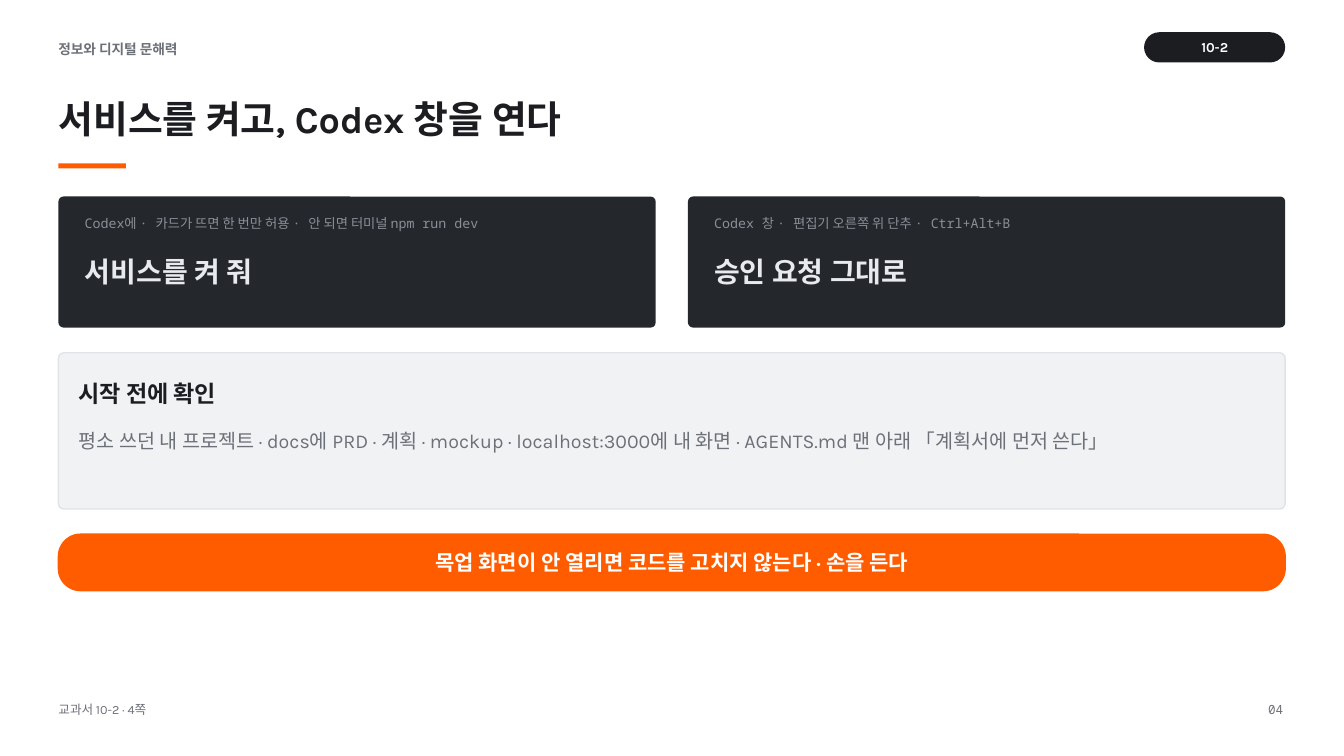
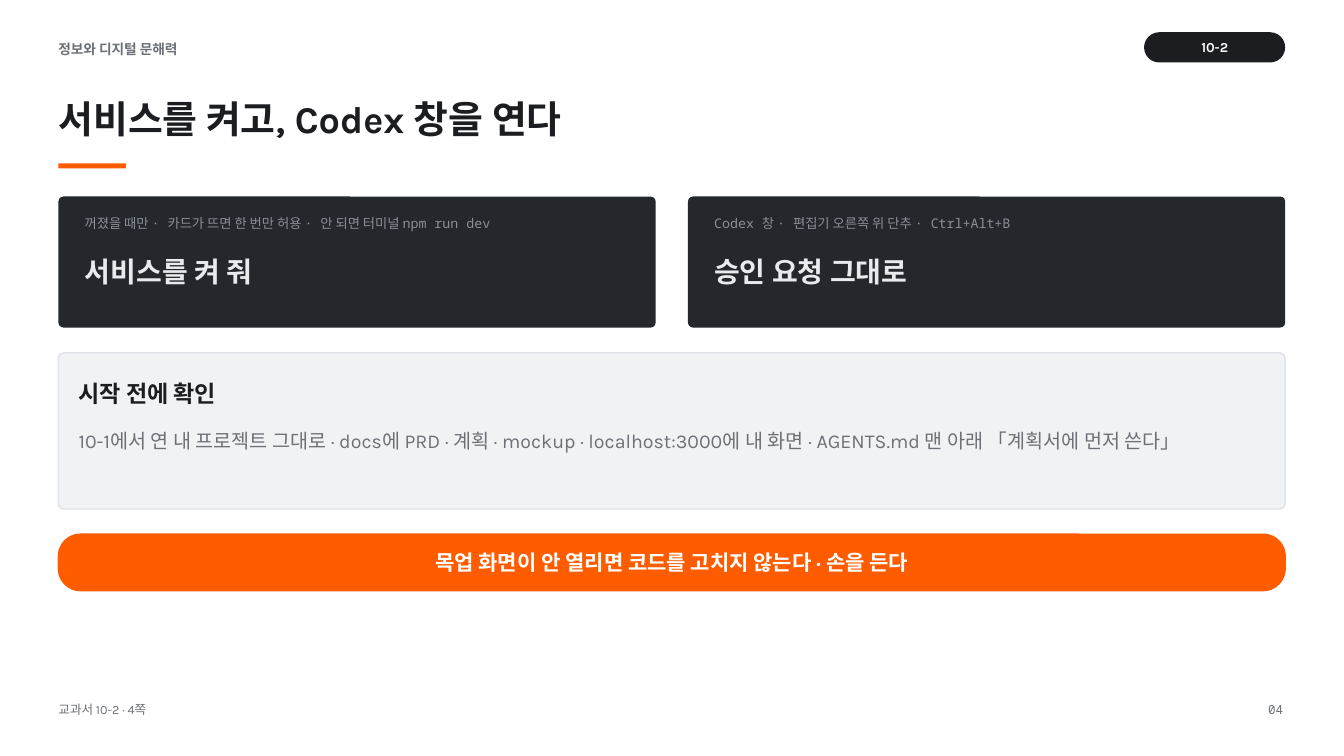
Before and after one commit to vcl-korea/2026-2nd-semester__jdh, a slide deck: slide 4 of 10/ppt/10-2_API와_서브에이전트.pptx. Drawn at 1344x756 pixels with LibreOffice and Linux fonts; fonts in the diff are those of the drawing. Boxes give left, top, right and bottom in pixels: in the first picture for what was removed or moved away, otherwise in the second. Text is boxed around its words. In the diff, an @@ line names an element or a change of style, - is before the commit and + after.

```diff
--- a/10/ppt/10-2_API와_서브에이전트.pptx
+++ b/10/ppt/10-2_API와_서브에이전트.pptx
@@ text at (x1=85, y1=217, x2=490, y2=231): text changed @@
-Codex에 · 카드가 뜨면 한 번만 허용 · 안 되면 터미널 npm run dev
+꺼졌을 때만 · 카드가 뜨면 한 번만 허용 · 안 되면 터미널 npm run dev
@@ text at (x1=79, y1=431, x2=1181, y2=453): text changed @@
-평소 쓰던 내 프로젝트 · docs에 PRD · 계획 · mockup · localhost:3000에 내 화면 · AGENTS.md 맨 아래 「계획서에 먼저 쓴다」
+10-1에서 연 내 프로젝트 그대로 · docs에 PRD · 계획 · mockup · localhost:3000에 내 화면 · AGENTS.md 맨 아래 「계획서에 먼저 쓴다」
```
Also in this commit, not shown: 11 other slides changed, 2 slides added, 1 slide removed, 9 other files.
